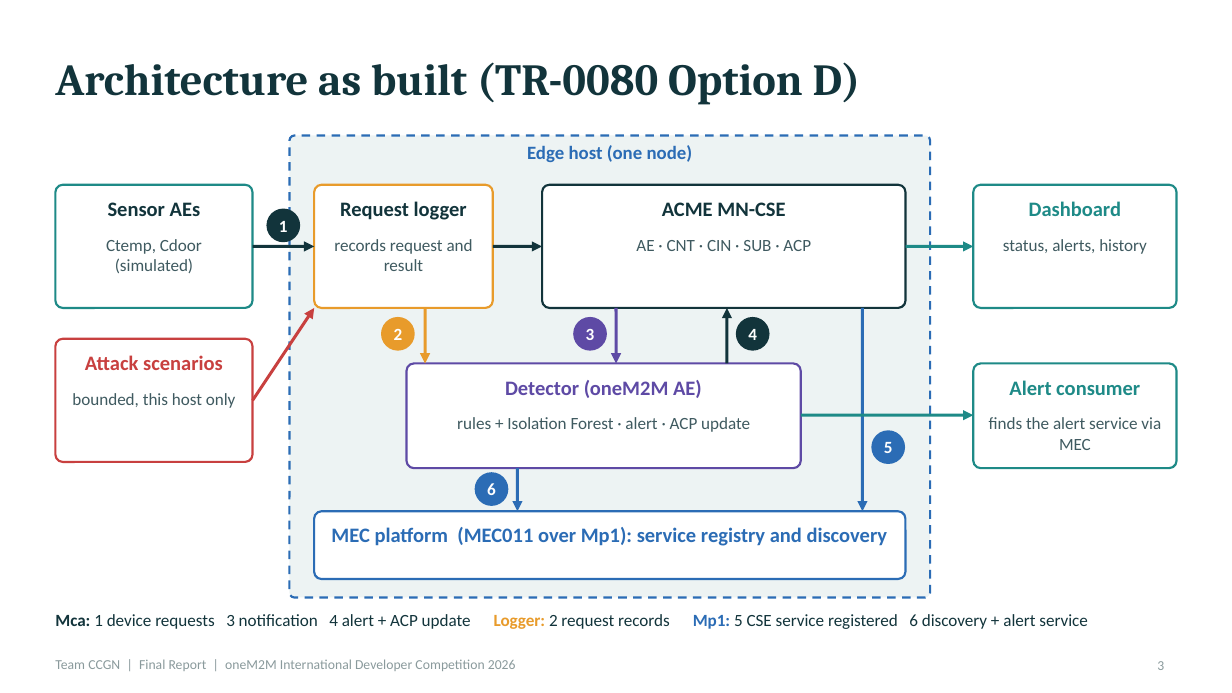
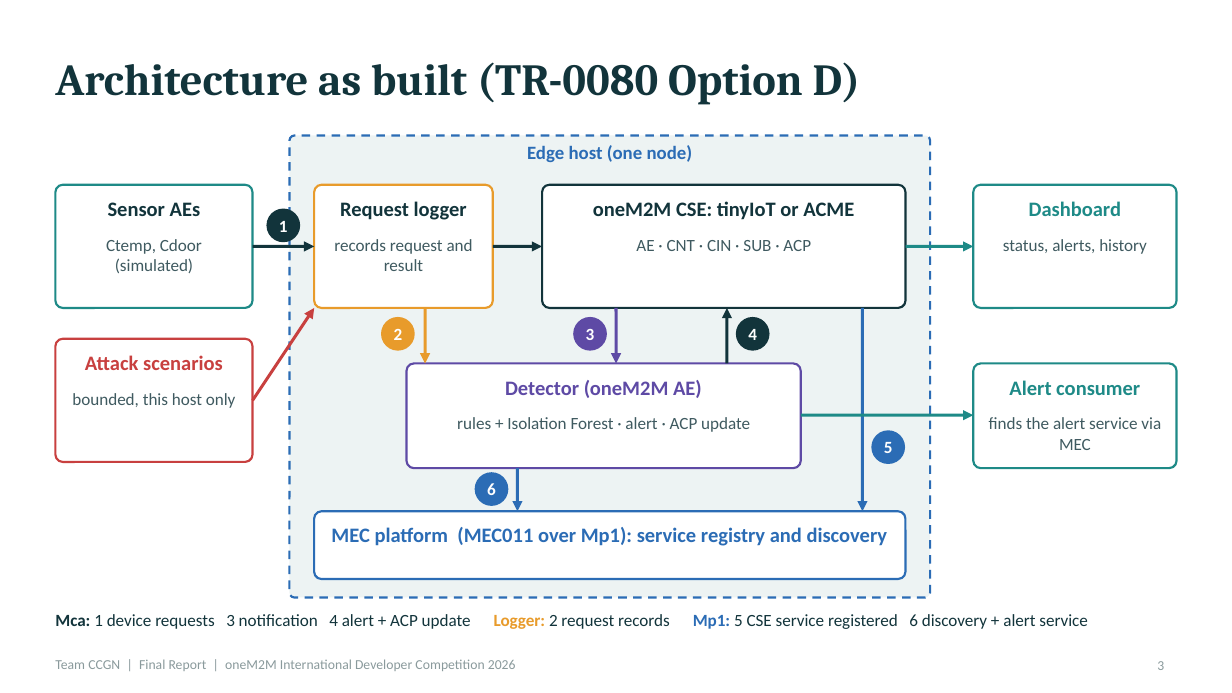
Before and after one commit to easycode42/ccgn-edge-iot-security, a slide deck: slide 3 of deliverables/CCGN_Final_Report.pptx. Drawn at 1232x693 pixels with LibreOffice and Linux fonts; fonts in the diff are those of the drawing. Boxes give left, top, right and bottom in pixels: in the first picture for what was removed or moved away, otherwise in the second. Text is boxed around its words. In the diff, an @@ line names an element or a change of style, - is before the commit and + after.

```diff
--- a/deliverables/CCGN_Final_Report.pptx
+++ b/deliverables/CCGN_Final_Report.pptx
@@ text at bbox=[593, 201, 854, 220]: text changed @@
-ACME MN-CSE
+oneM2M CSE: tinyIoT or ACME
```
Also in this commit, not shown: 6 other slides changed, 19 other files.
